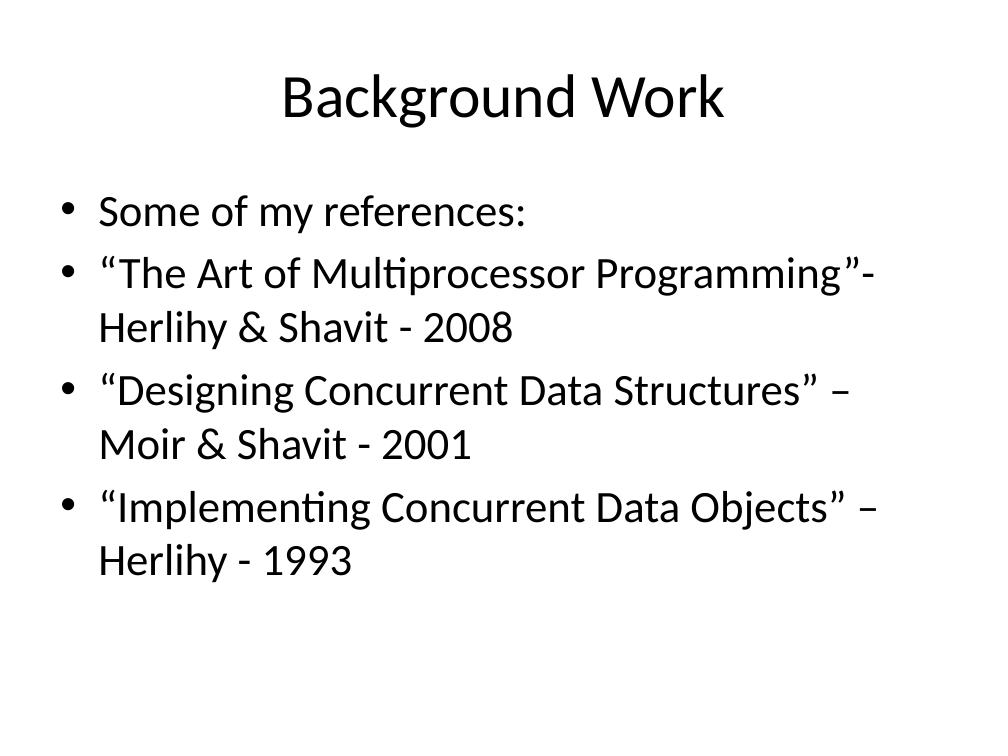
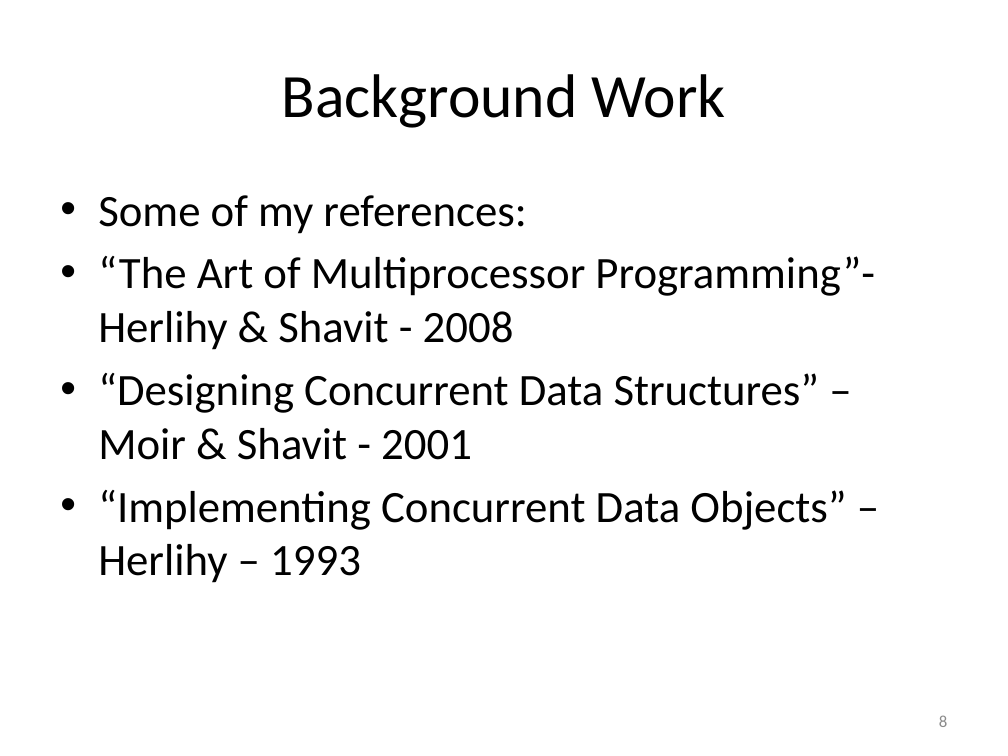
Before and after one commit to gibsonma/FYP, a slide deck: slide 8 of Report/FYP_Presentation.pptx (slide 5 before the commit). Drawn at 1008x756 pixels with LibreOffice and Linux fonts; fonts in the diff are those of the drawing. Boxes give left, top, right and bottom in pixels: in the first picture for what was removed or moved away, otherwise in the second. Text is boxed around its words. In the diff, an @@ line names an element or a change of style, - is before the commit and + after.

Commit message:
Added to the report, added data tables for all variations of the hash table and updated the presentation

```diff
--- a/Report/FYP_Presentation.pptx
+++ b/Report/FYP_Presentation.pptx
@@ text at (x1=98, y1=490, x2=846, y2=583): text changed @@
-• “Implementing Concurrent Data Objects” – Herlihy - 1993
+• “Implementing Concurrent Data Objects” – Herlihy – 1993
@@ page number added at (x1=939, y1=715, x2=947, y2=727), 12 pt, text #8C8C8C @@
+8
```
Also in this commit, not shown: 12 other slides changed, 11 slides added, 2 slides removed, 47 other files.
